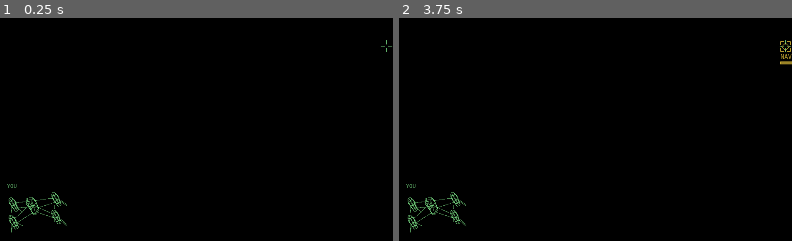
Above: before the commit, frames 1-2 (left to right).
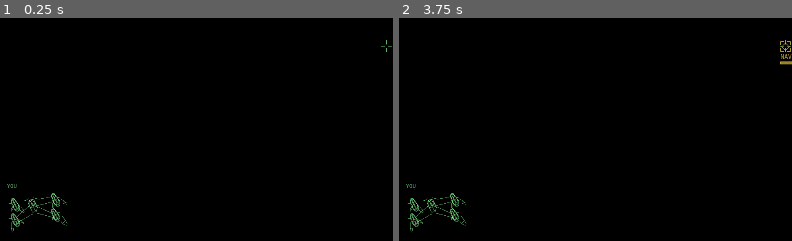
Above: after the commit, the same moments.

Repository: jrssae/space-combat-sim
Game: Godot game, scene res://src/game/main.tscn
Same seed, same stepped clock (60 frames per second), same inputs: the game is played once before the commit and once after it.
Inputs (mouse positions are % of the whole screen's width and height, from its top left):
- Up to frame 1 (0.25 s): no input
- Up to frame 2 (3.75 s): tap Enter at 0.5 s; move the mouse to (56, 49) at 0.52 s; hold R (strafe_up) from 0.53 s (still down); tap Space (fire) at 0.6, 1.55, 2.3, 2.85 s; click (56, 49) at 0.67 s; tap Backspace (reset_ship) every 0.75 s from 1.25 to 3.5 s; move the mouse to (46, 50) at 1.27 s; tap Shift (autotrack) at 1.35 s; move the mouse to (53, 48) at 2.02 s; tap Middle mouse button (camera_look) at 2.1 s; move the mouse to (50, 51) at 2.77 s; click (50, 51) at 2.92 s; move the mouse to (58, 51) at 3.52 s; tap B (target_next) at 3.6 s
The pictures show only the part of the screen within x 2-52%, y 40-90%; the shares and areas given below are measured in that part.

The runs differ from the first frame. In frame 1, 0.8% of the frame differs, in the area x 2-18%, y 78-97%; in frame 2, 0.8%.

Commit message:
M3-T26: rebuild the Starfury from the reference model's sections (generator v4)
The v3 reshape still read far from the reference. v4 rebuilds the hull from
stations, profiles and outlines measured off the reference model's
silhouettes and cross-sections (our own lofts and lathes; the model itself
stays untracked):

- parts/starfury.py: section_loft (per-edge materials, hard edges, strip
  caps), and the pod (lathe with grooves, clamps, rails, dome and sensor
  bulb), claw (bent pincer splitting into two prongs, inboard blade, RCS
  bracket blocks), strut (deck and brace plates merging into a slotted
  beam with ladder rungs; upper and lower variants), chin guns and keel
  box, and flank fittings. Tests in test_starfury_parts.py.
- Hexagonal glazed canopy beak; eye moved into it, clear view still tested.
- The whole ship is centred on its splat centroid (the body-only y shift
  would have lifted the fuselage 0.68 m); the CoM is trimmed onto the pods'
  centre line. Hull spacing 0.047 m keeps LOD0 at 243 728 splats (AC3).
- AttackBrain solves its lead from the mean muzzle position
  (Perception.muzzle_offset): the guns now hang 1.4 m under the centre.
- HUD wireframe follows the new hull.
- Silhouette IoU against the reference: 0.95 top, 0.94 side, 0.87 front.
- CLAUDE.md: maintainer's edits (no own branches; latest milestone).

Co-Authored-By: Claude Opus 5.5 <noreply@anthropic.com>

Diff:
--- a/src/ai/ai_pilot_driver.gd
+++ b/src/ai/ai_pilot_driver.gd
@@ -52,6 +52,9 @@
 var last_hit_s: float = -INF
 
 var _capability: ShipCapability = null
+## The mean of the ship's muzzles, ship-local (computed once: the muzzles never move on the hull).
+var _muzzle_local: Vector3 = Vector3.ZERO
+var _muzzle_known: bool = false
 var _retarget_in_s: float = 0.0
 var _unselectable_id: int = 0
 
@@ -116,6 +119,14 @@
 	if _capability == null:
 		_capability = ShipCapability.from_spec(ship.spec, ship.get_layout())
 	p.capability = _capability
+	if not _muzzle_known:
+		_muzzle_known = true
+		var mean := Vector3.ZERO
+		var muzzles: Array[Node3D] = ship.get_muzzles()
+		for muzzle: Node3D in muzzles:
+			mean += ship.to_local(muzzle.global_position)
+		_muzzle_local = mean / float(muzzles.size()) if not muzzles.is_empty() else Vector3.ZERO
+	p.muzzle_offset = ship.global_basis * _muzzle_local
 	var weapon: WeaponSpec = combatant.cannon.weapon
 	p.muzzle_speed_mps = weapon.muzzle_speed_mps
 	p.weapon_lifetime_s = weapon.lifetime_s
--- a/src/ai/attack_brain.gd
+++ b/src/ai/attack_brain.gd
@@ -73,7 +73,9 @@
 	_last_range_m = range_m
 	var los_dir: Vector3 = los / range_m
 	state_time_s += dt
-	var lead: Dictionary = InterceptMath.solve(p.position, p.velocity, target_position, target_velocity, p.muzzle_speed_mps, p.weapon_lifetime_s)
+	# The lead from the muzzles, where the bolts start: the nose then points their parallel paths through the intercept.
+	var lead: Dictionary = InterceptMath.solve(p.position + p.muzzle_offset, p.velocity, target_position, target_velocity,
+			p.muzzle_speed_mps, p.weapon_lifetime_s)
 	var lead_dir: Vector3 = (lead["aim_dir"] as Vector3) if bool(lead["ok"]) else los_dir
 	if aim_offset_rad != Vector2.ZERO:
 		lead_dir = _offset(lead_dir)
--- a/src/ai/perception.gd
+++ b/src/ai/perception.gd
@@ -26,6 +26,9 @@
 var faction: StringName = Factions.NEUTRAL
 ## What this ship can do: accelerations and turn rates (`ShipCapability`).
 var capability: ShipCapability = _default_capability
+## Where the bolts leave the ship: the mean muzzle position less `position`, World axes (zero: from the centre). The
+## Starfury's guns hang 1.4 m under its centre, enough to miss a raider when the lead is solved from the centre.
+var muzzle_offset: Vector3 = Vector3.ZERO
 ## The weapon's muzzle speed (m/s, relative to the shooter) and a bolt's lifetime (s).
 var muzzle_speed_mps: float = 400.0
 var weapon_lifetime_s: float = 4.0
--- a/src/hud/silhouette.gd
+++ b/src/hud/silhouette.gd
@@ -3,7 +3,7 @@
 ## Drawings of the main components for the HUD's damage indicators (pure data), each part tagged with its damage zone
 ## (`DamageZones`), in the unit square -0.5..0.5 (x right, y down, as on the screen), to be scaled into a rect.
 ## The X fighter (Starfury) is a low-poly wireframe seen from behind and above (`wireframe`): the fuselage, and per arm the
-## strut, the pod and the claw. The delta (raider) is outline polygons seen from above (`polygons`): the central hump and the
+## strut's deck, the pod with its dome and sensor bulb, and the claw. The delta (raider) is outline polygons seen from above (`polygons`): the central hump and the
 ## two wings, nose up.
 
 ## The wireframe's view: the ship turned by this yaw about +Y, then this pitch about +X (radians), so the camera sits behind
@@ -14,24 +14,36 @@
 const WIRE_FILL: float = 0.94
 
 # The Starfury's low-poly model, ship frame (+X right, +Y up, -Z forward), metres, after the hull that
-# tools/procgen/assets/starfury_aurora.py builds (centred frame). Fuselage rings: [z, top, top half-width,
-# shoulder half-width, shoulder y, keel half-width, keel], nose first.
+# tools/procgen/assets/starfury_aurora.py builds (its authored frame). Fuselage rings: [z, top, top half-width,
+# shoulder half-width, shoulder y, keel half-width, keel], nose first: the canopy's tip, its full section, the body.
 const _FUSELAGE_RINGS: Array = [
-	[-4.36, 0.93, 0.67, 0.76, 0.80, 0.49, -0.02],
-	[-3.01, 1.12, 0.88, 1.32, 0.15, 0.64, -0.80],
-	[0.04, 1.14, 0.78, 1.10, 0.25, 0.32, -1.20],
-	[0.84, 1.04, 0.70, 1.00, 0.25, 0.28, -1.10],
+	[-4.93, 0.15, 0.15, 0.33, 0.0, 0.12, -0.22],
+	[-4.3, 0.66, 0.36, 0.63, 0.0, 0.25, -0.98],
+	[-3.5, 0.98, 0.55, 0.9, -0.04, 0.45, -1.25],
+	[-0.85, 0.98, 0.5, 0.9, -0.1, 0.5, -1.25],
 ]
 ## Gun barrels: x, y, from z, to z (mirrored in x).
-const _GUN: Array = [0.45, -0.75, -2.6, -5.0]
+const _GUN: Array = [0.72, -1.38, -3.6, -4.65]
 ## Upper-right pod centre (mirrored to the other corners) and its hexagonal rings: [z from the centre, radius], front first.
-const _POD_CENTRE := Vector3(5.5, 2.5, 0.79)
-const _POD_RINGS: Array = [[-2.8, 0.5], [-0.9, 0.86], [1.3, 0.62], [2.8, 0.55]]
-## Upper-right strut: root leading / trailing edge (inside the fuselage) and tip leading / trailing edge (at the pod).
-const _STRUT: Array = [Vector3(0.6, 0.6, -3.16), Vector3(0.6, 0.6, 0.64), Vector3(4.93, 2.28, -0.41), Vector3(4.93, 2.28, 1.84)]
-## Upper-right claw blades, pod frame: [roll (degrees from +X towards +Y), sideways offset, root radius, root z, tip radius,
-## tip z]: the outboard pair, then the inboard blade.
-const _CLAW: Array = [[12.0, 0.2, 0.75, 1.2, 1.72, 4.55], [12.0, -0.2, 0.75, 1.2, 1.72, 4.55], [205.0, 0.0, 0.7, 1.3, 1.54, 3.54]]
+const _POD_CENTRE := Vector3(5.53, 2.295, 0.25)
+const _POD_RINGS: Array = [[-2.82, 0.41], [-1.97, 0.615], [1.17, 0.93], [2.8, 0.565]]
+## Upper-right strut deck, outline from the cheek beside the canopy along the leading edge to the pod, back along its
+## trailing edge.
+const _DECK: Array = [
+	Vector3(0.55, 1.15, -4.25), Vector3(1.85, 1.25, -2.99), Vector3(4.85, 2.47, -1.27), Vector3(4.85, 2.47, 1.42),
+	Vector3(0.6, 1.15, 0.2),
+]
+## Upper-right claw, pod frame: polylines of the outboard pincer (upper prong, lower prong, the split) and the inboard
+## blade's two prongs.
+const _CLAW: Array = [
+	[Vector3(1.0, 1.1, 1.65), Vector3(1.21, 1.25, 3.0), Vector3(1.9, 1.12, 4.65)],
+	[Vector3(1.47, -0.3, 1.65), Vector3(1.79, 0.1, 3.0), Vector3(2.12, 0.66, 4.65)],
+	[Vector3(1.21, 1.25, 3.0), Vector3(1.79, 0.6, 3.0)],
+	[Vector3(-1.18, -0.04, 1.6), Vector3(-1.51, -0.27, 2.85), Vector3(-1.62, -0.5, 3.45)],
+	[Vector3(-0.8, -0.76, 1.6), Vector3(-1.2, -0.85, 2.85), Vector3(-1.48, -0.79, 3.45)],
+]
+## The pod's dorsal dome and outboard sensor bulb, pod frame: base to tip.
+const _KNUCKLE: Array = [[Vector3(0.0, 0.75, -1.0), Vector3(0.0, 1.44, -1.0)], [Vector3(0.75, 0.0, -1.0), Vector3(1.46, 0.0, -1.0)]]
 
 
 ## `[{zone: int, segments: PackedVector2Array}, ...]`: line pairs (a0, b0, a1, b1, ...) for `draw_multiline`, in the unit
@@ -110,7 +122,7 @@
 		edges.append([DamageZones.CABIN, Vector3(sx * _GUN[0], _GUN[1], _GUN[2]), Vector3(sx * _GUN[0], _GUN[1], _GUN[3])])
 
 
-# One arm (strut, pod, claw), mirrored from the upper right by `sx` / `sy` (-1 or +1).
+# One arm (strut deck, pod, claw), mirrored from the upper right by `sx` / `sy` (-1 or +1).
 static func _arm_edges(edges: Array, zone: int, sx: float, sy: float) -> void:
 	var m := Vector3(sx, sy, 1.0)
 	var centre: Vector3 = _POD_CENTRE * m
@@ -122,19 +134,12 @@
 			ring.append(centre + Vector3(r[1] * cos(a), r[1] * sin(a), r[0]))
 		rings.append(ring)
 	_rings_and_rails(edges, zone, rings)
-	var s: Array = []
-	for p: Vector3 in _STRUT:
-		s.append(p * m)
-	edges.append([zone, s[0], s[2]])  # leading edge
-	edges.append([zone, s[1], s[3]])  # trailing edge
-	edges.append([zone, s[2], s[3]])  # tip
-	for c: Array in _CLAW:
-		var roll: float = deg_to_rad(c[0])
-		var radial := Vector3(cos(roll), sin(roll), 0.0)
-		var side := Vector3(-sin(roll), cos(roll), 0.0)
-		var root: Vector3 = _POD_CENTRE + radial * c[2] + side * c[1] + Vector3(0.0, 0.0, c[3])
-		var tip: Vector3 = _POD_CENTRE + radial * c[4] + side * c[1] + Vector3(0.0, 0.0, c[5])
-		edges.append([zone, root * m, tip * m])
+	for i: int in range(_DECK.size() - 1):
+		edges.append([zone, (_DECK[i] as Vector3) * m, (_DECK[i + 1] as Vector3) * m])
+	var lines: Array = _CLAW + _KNUCKLE
+	for line: Array in lines:
+		for i: int in range(line.size() - 1):
+			edges.append([zone, centre + (line[i] as Vector3) * m, centre + (line[i + 1] as Vector3) * m])
 
 
 # Closed rings plus the rails joining matching corners of consecutive rings.
--- a/tests/unit/test_attack_brain_states.gd
+++ b/tests/unit/test_attack_brain_states.gd
@@ -252,3 +252,15 @@
 	assert_true(aggro.aggroed, "hurt")
 	aggro.think(_p(5000.0), DT)
 	assert_true(aggro.aggroed, "and it stays angry")
+
+
+func test_the_lead_is_solved_from_the_muzzles() -> void:
+	# Guns 1.4 m under the centre (the Starfury's chin): to put the bolts through a target dead ahead the nose pitches up
+	# by the angle that offset subtends at the range.
+	brain.think(_p(400.0), DT)
+	assert_almost_eq(brain.lead_error_deg, 0.0, 1e-4, "from the centre: dead ahead")
+	var p := _p(400.0)
+	p.muzzle_offset = Vector3(0.0, -1.4, 0.0)
+	brain = AttackBrain.new(tactics, 99)
+	brain.think(p, DT)
+	assert_almost_eq(brain.lead_error_deg, rad_to_deg(atan(1.4 / 400.0)), 1e-3, "from the muzzles: a little up")
Not shown, changed: CLAUDE.md
Not shown, changed: docs/assets-starfury.md
Not shown, changed: docs/design-references.md
Not shown, changed: docs/milestones/m3-ai-pilots-and-wingmen.md
Not shown, changed: tools/procgen/assets/starfury_aurora.py
Not shown, added: tools/procgen/parts/starfury.py
Not shown, changed: tools/procgen/tests/test_starfury_aurora.py
Not shown, added: tools/procgen/tests/test_starfury_parts.py
